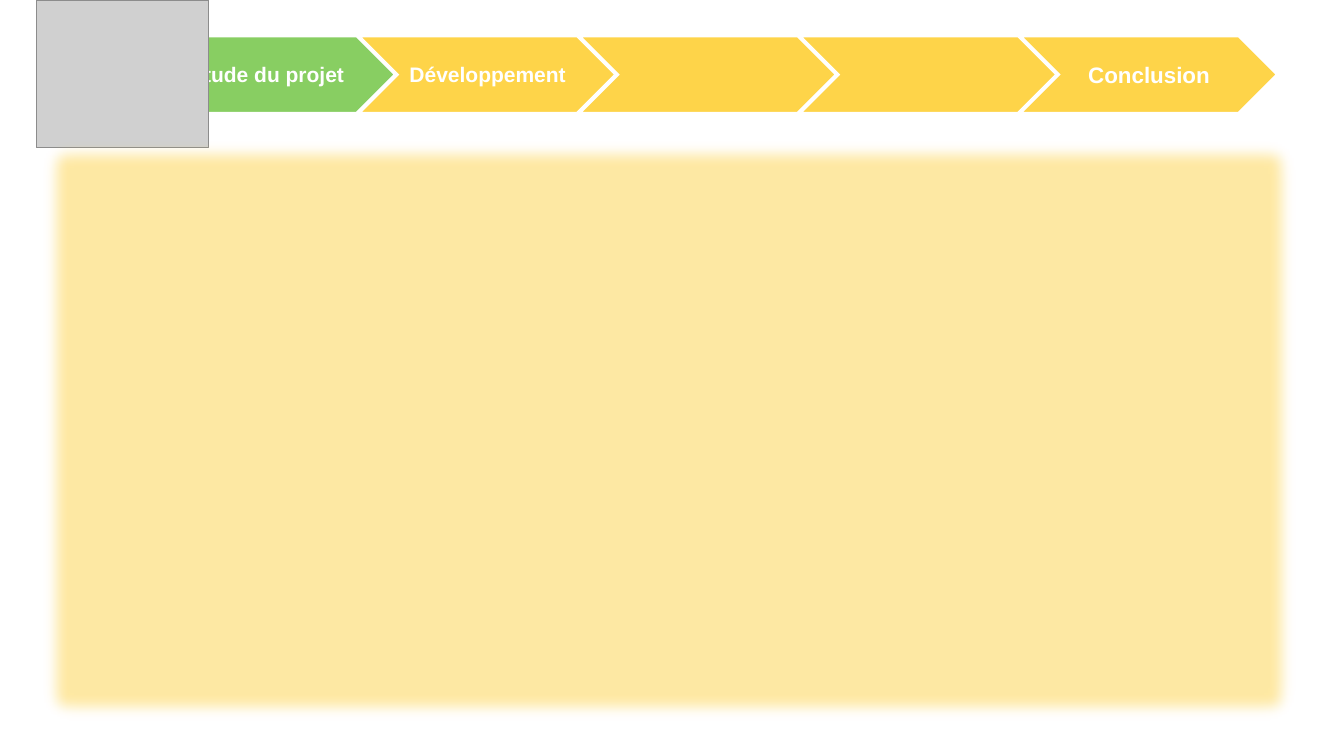
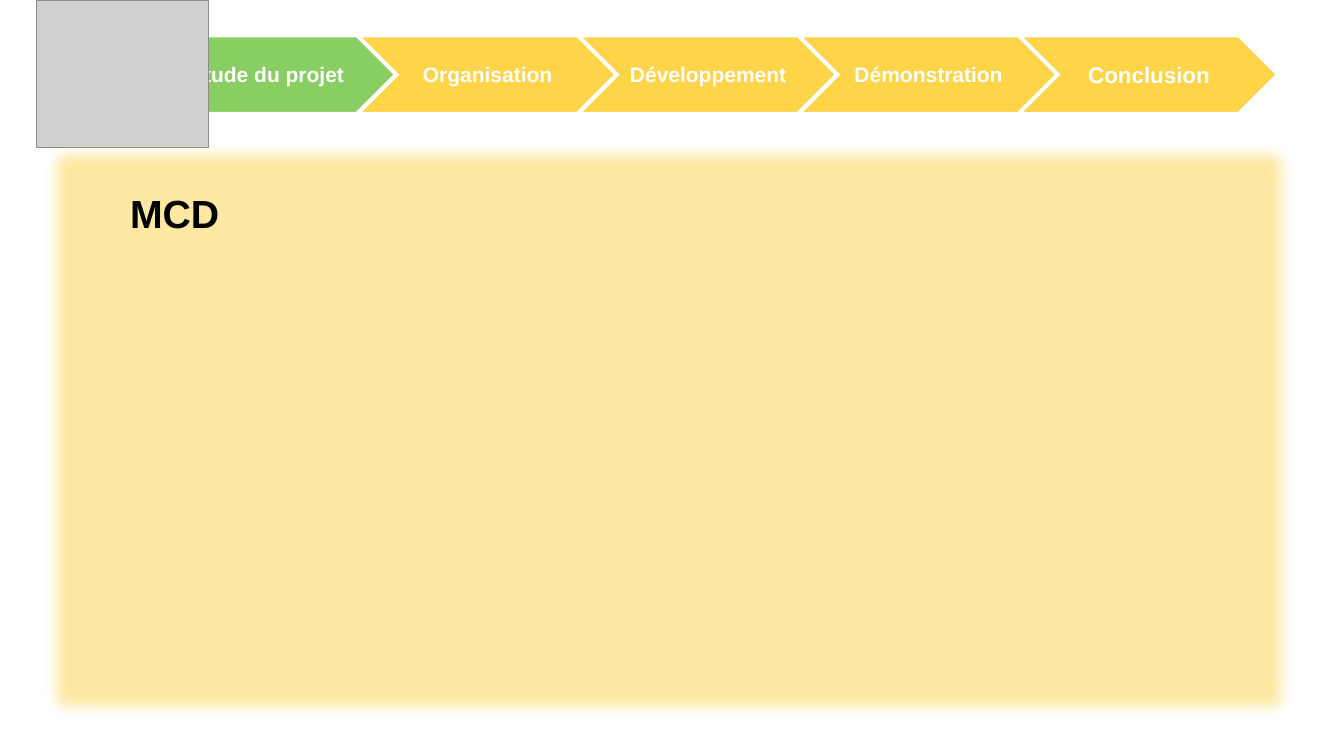
Before and after one commit to ChampemeDylan/UPOP, a slide deck: slide 6 of DIAPO.pptx (slide 3 before the commit). Drawn at 1344x756 pixels with LibreOffice and Linux fonts; fonts in the diff are those of the drawing; grey boxes stand for pictures; background and template pictures are left out. Boxes give left, top, right and bottom in pixels: in the first picture for what was removed or moved away, otherwise in the second. Text is boxed around its words. In the diff, an @@ line names an element or a change of style, - is before the commit and + after.

```diff
--- a/DIAPO.pptx
+++ b/DIAPO.pptx
@@ text in chevron at (x1=423, y1=67, x2=552, y2=87): text changed @@
-Développement
+Organisation
@@ text in chevron at (x1=630, y1=66, x2=786, y2=87): text added @@
+Développement
@@ text in chevron at (x1=854, y1=66, x2=1002, y2=82): text added @@
+Démonstration
@@ text added at (x1=130, y1=200, x2=219, y2=229), 28 pt, text #000000, bold @@
+MCD
```
Also in this commit, not shown: 1 other slide changed, 17 slides added, 1 slide removed.
